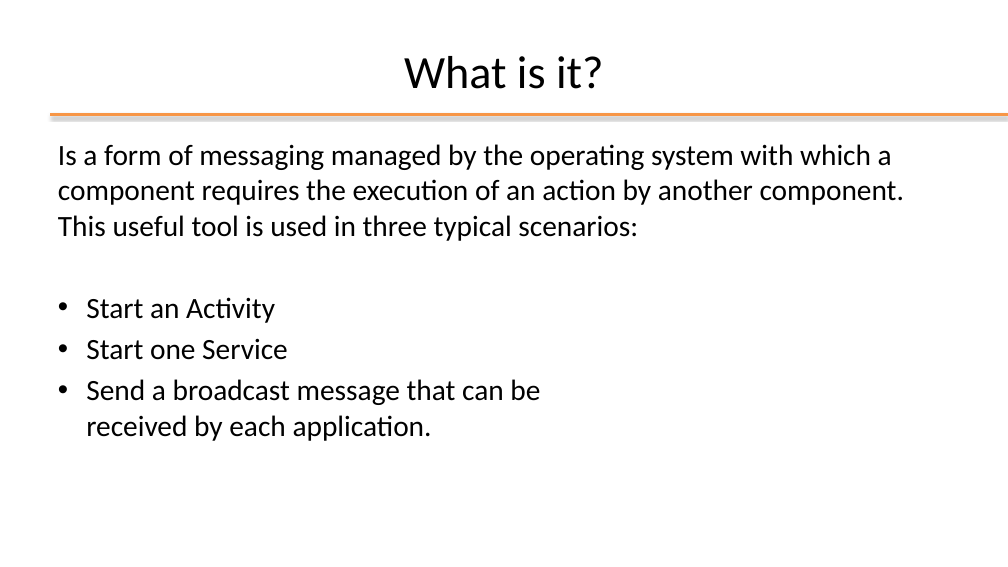
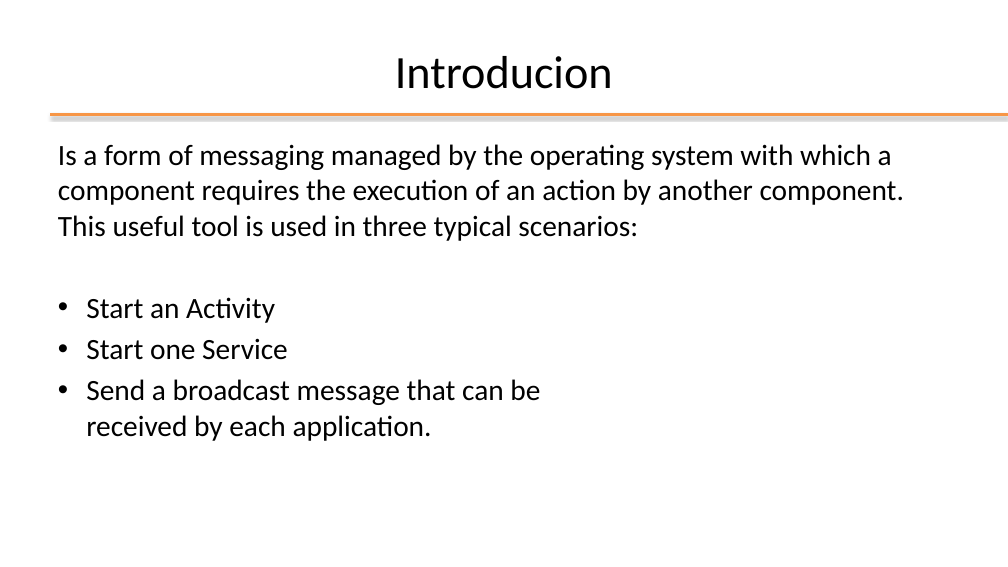
Before and after one commit to StePoli-00/Getting-started-with-Android, a slide deck: slide 20 of 03-Key elements of application.pptx. Drawn at 1008x567 pixels with LibreOffice and Linux fonts; fonts in the diff are those of the drawing; background and template pictures are left out. Boxes give left, top, right and bottom in pixels: in the first picture for what was removed or moved away, otherwise in the second. Text is boxed around its words. In the diff, an @@ line names an element or a change of style, - is before the commit and + after.

```diff
--- a/03-Key elements of application.pptx
+++ b/03-Key elements of application.pptx
@@ title at [395,56,613,89]: text changed @@
-What is it?
+Introducion
```
Also in this commit, not shown: 4 other slides changed, 7 slides added, 2 slides removed.
